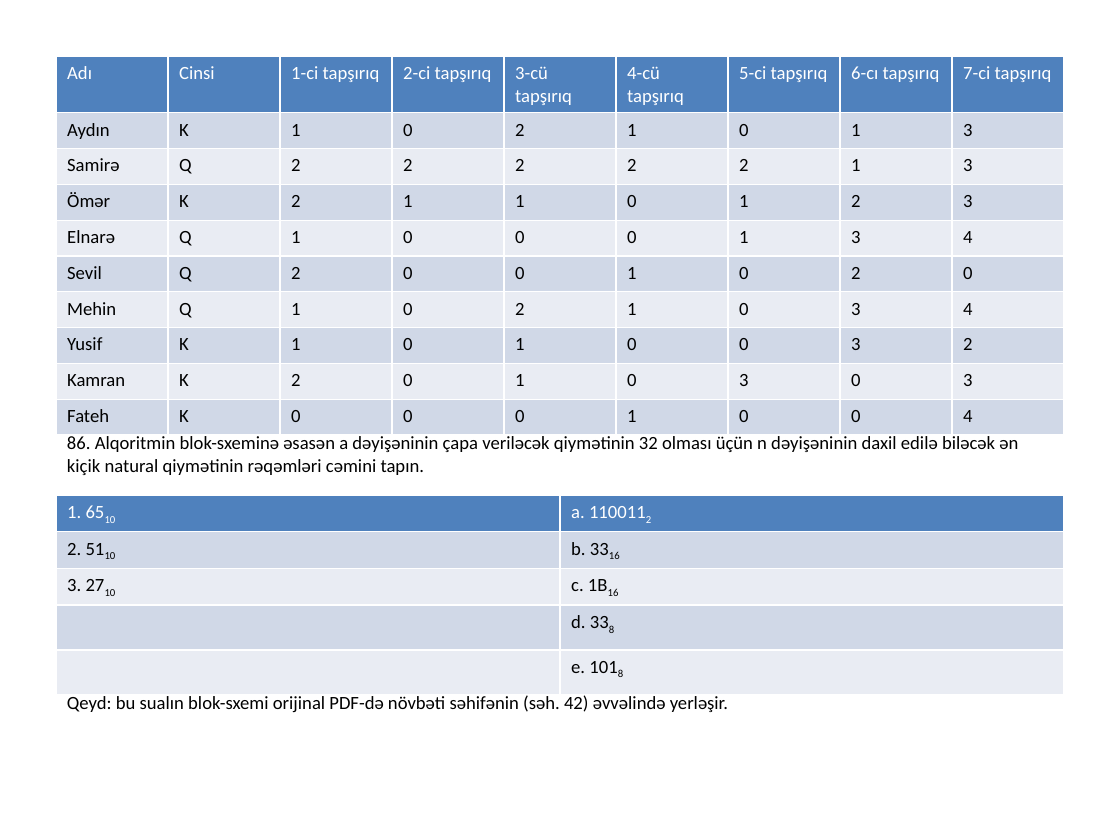
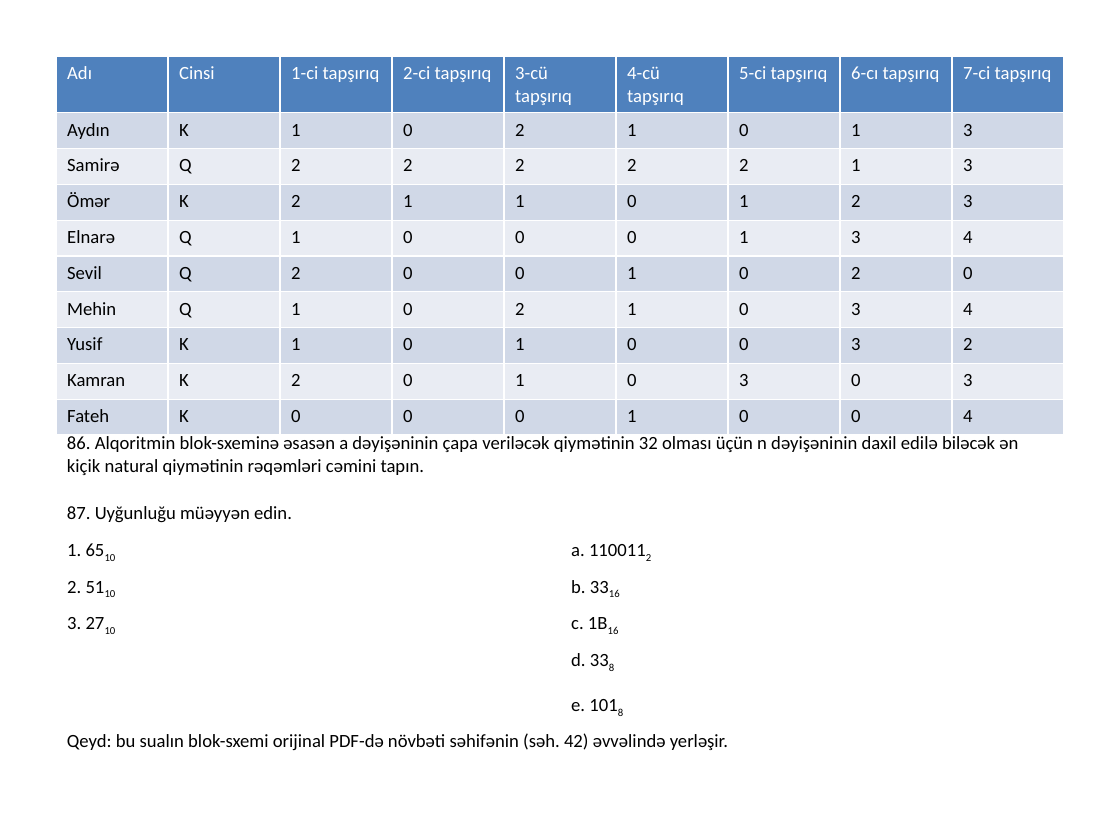
Before and after one commit to Murad683/Vectorizer, a slide deck: slide 6 of samples/output/full_document.pptx. Drawn at 1120x840 pixels with LibreOffice and Linux fonts; fonts in the diff are those of the drawing. Boxes give left, top, right and bottom in pixels: in the first picture for what was removed or moved away, otherwise in the second. Text is boxed around its words. In the diff, an @@ line names an element or a change of style, - is before the commit and + after.

```diff
--- a/samples/output/full_document.pptx
+++ b/samples/output/full_document.pptx
@@ text added at (x1=67, y1=506, x2=292, y2=523), 12 pt, text #000000 @@
+87. Uyğunluğu müəyyən edin.
@@ table at (x1=56, y1=533, x2=1064, y2=723) @@
@@ fill #4F81BD to none in row 1 @@
@@ fill #D0D8E8 to none in 3 cells @@
@@ fill #E9EDF4 to none in 3 cells @@
@@ text colour #FFFFFF to #000000 in "1. 6510", "a. 1100112" @@
@@ borders changed @@
@@ table moved from (x1=56, y1=495, x2=1064, y2=685) to (x1=56, y1=533, x2=1064, y2=723) @@
@@ text "Qeyd: bu sualın blok-sxemi orijinal ..." moved from (x1=67, y1=695, x2=728, y2=712) to (x1=67, y1=733, x2=728, y2=750) @@
```
Also in this commit, not shown: 51 other files.
